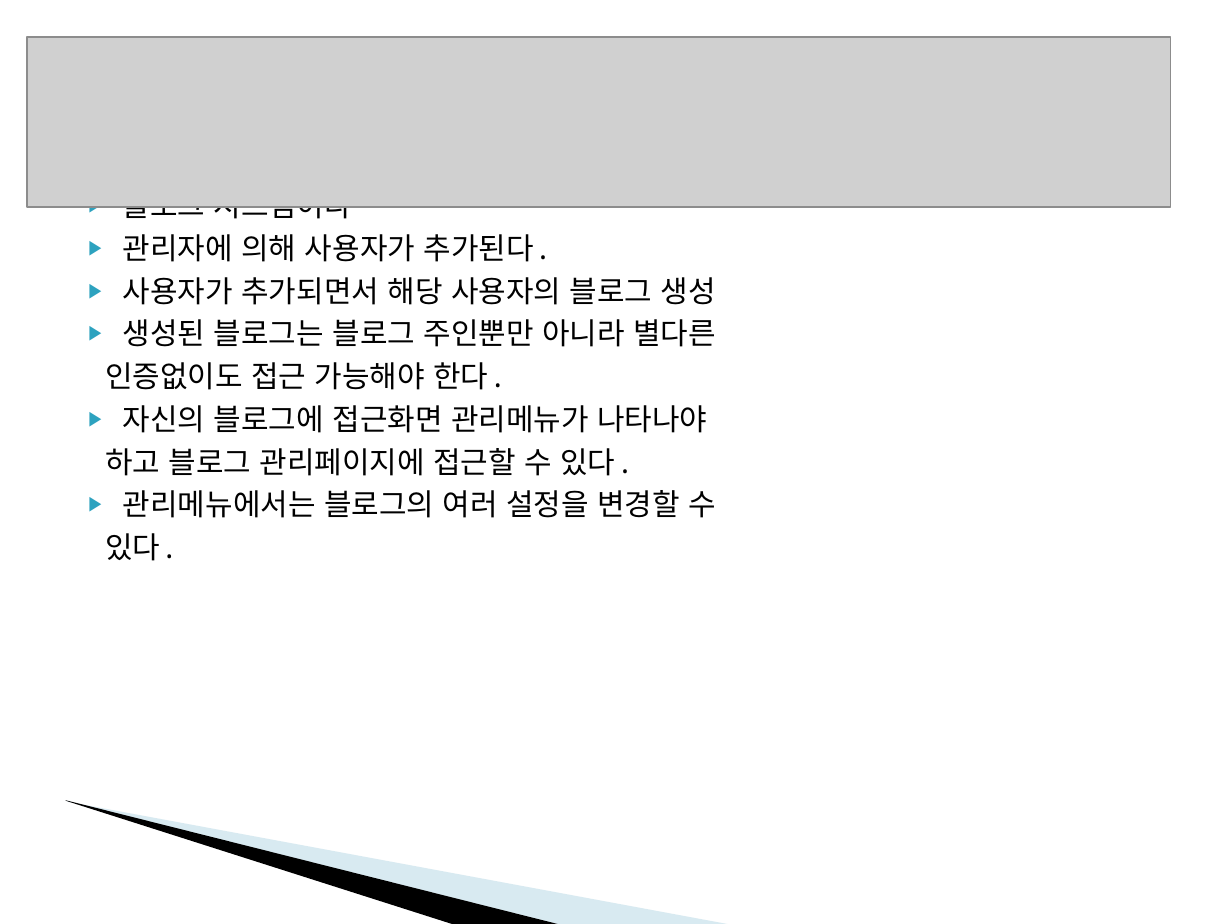
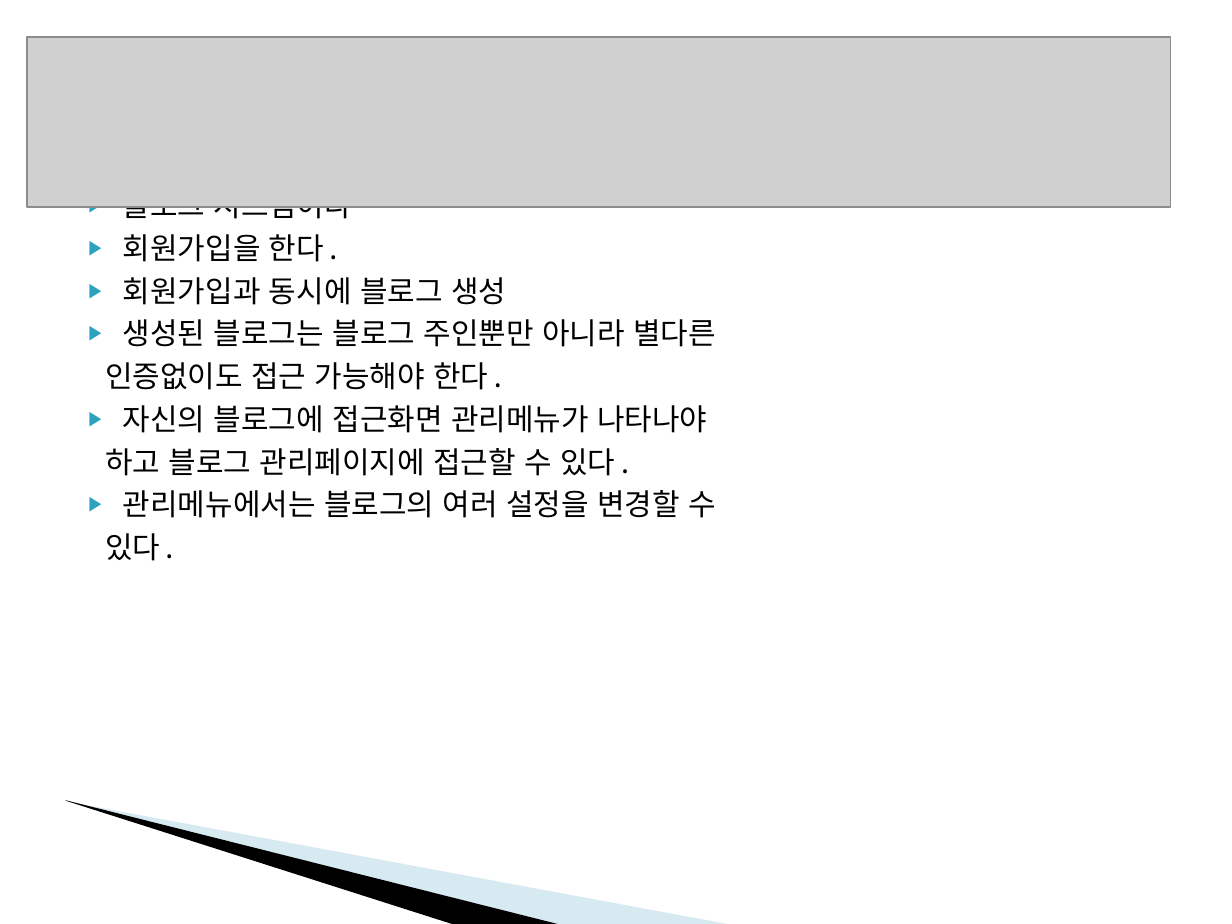
Before and after one commit to babamba/jblog-1, a slide deck: slide 3 of docs/SpringMVC-평가과제.ppt. Drawn at 1232x924 pixels with LibreOffice and Linux fonts; fonts in the diff are those of the drawing; grey boxes stand for pictures; background and template pictures are left out. Boxes give left, top, right and bottom in pixels: in the first picture for what was removed or moved away, otherwise in the second. Text is boxed around its words. In the diff, an @@ line names an element or a change of style, - is before the commit and + after.

```diff
--- a/docs/SpringMVC-평가과제.ppt
+++ b/docs/SpringMVC-평가과제.ppt
@@ text at (123, 234, 506, 305): text changed @@
-▶ 관리자에 의해 사용자가 추가된다.
-▶ 사용자가 추가되면서 해당 사용자의 블로그 생성
+▶ 회원가입을 한다.
+▶ 회원가입과 동시에 블로그 생성
```
Also in this commit, not shown: 3 other slides changed, 6 slides added, 8 slides removed.
